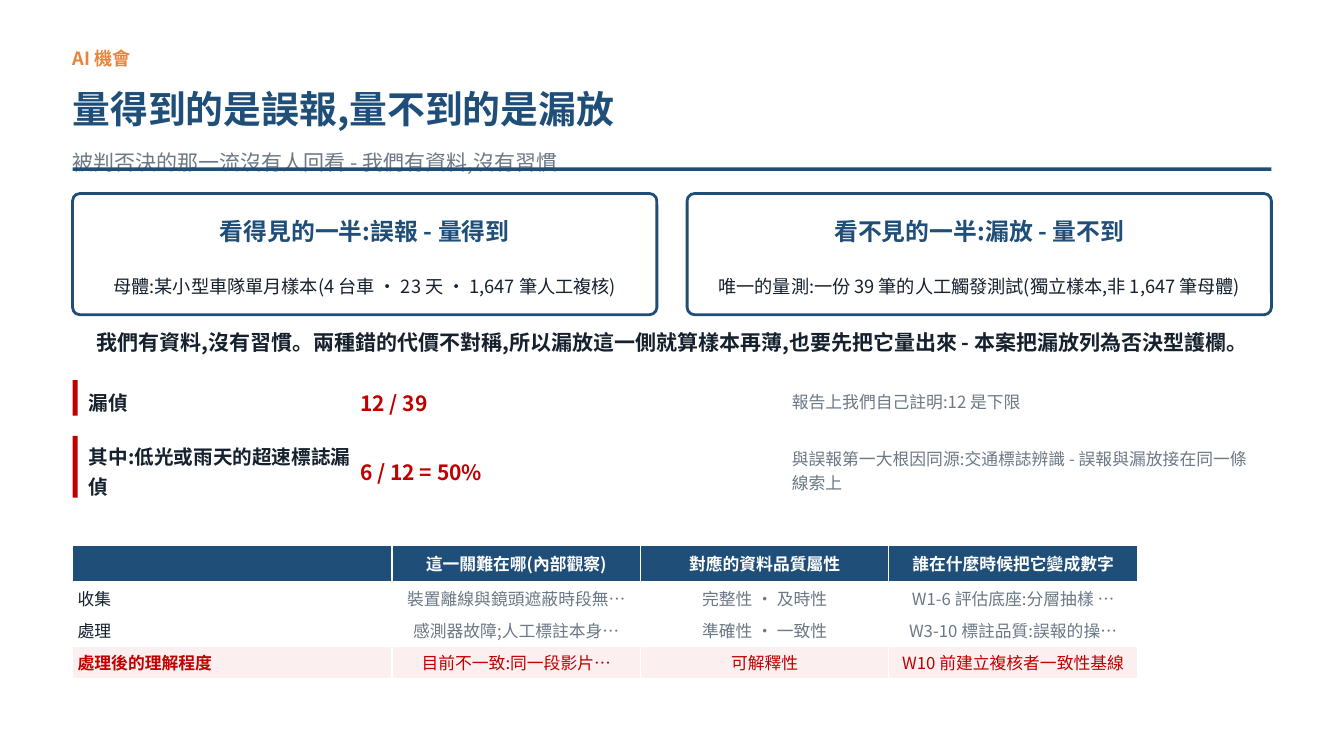
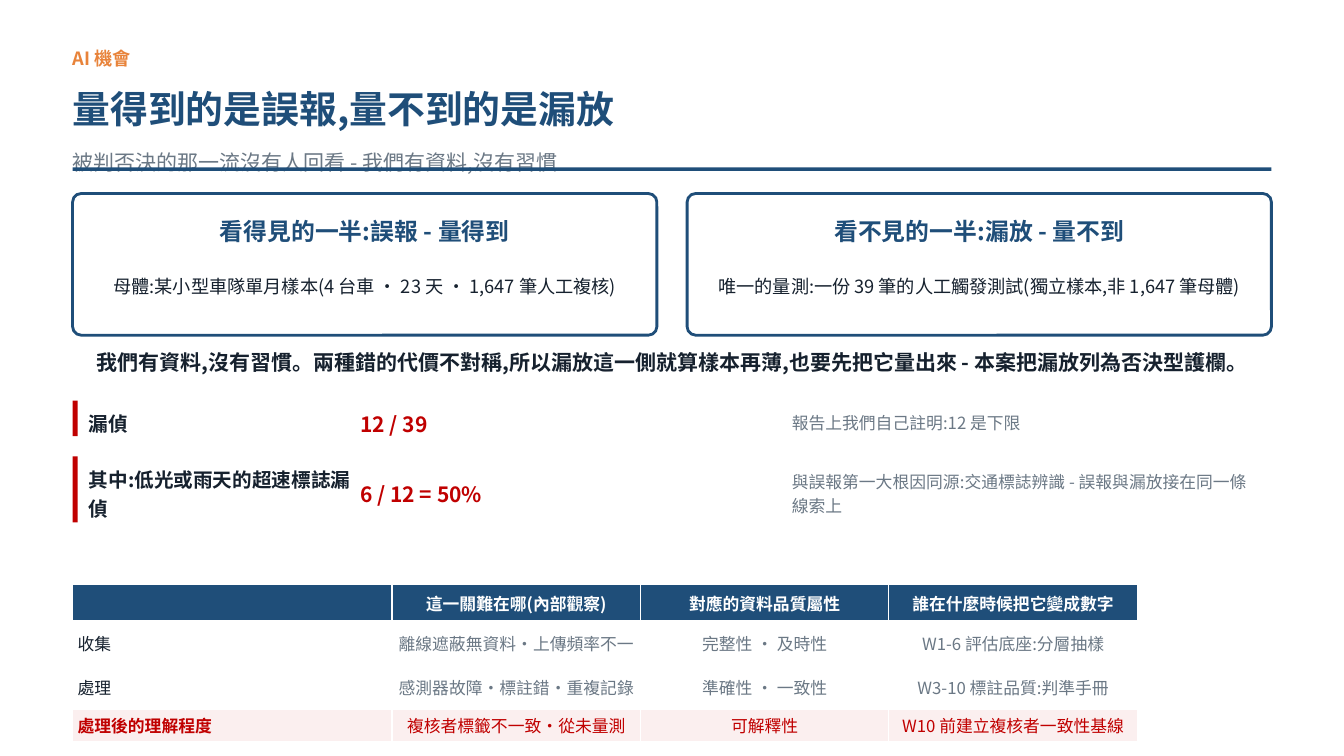
Before and after one commit to pokai-huang0828/UTS_workspace, a slide deck: slide 5 of Artificial Intelligence for Enterprises/Assessment3/Huang_26254793_421104_Assessment 3.pptx. Drawn at 1344x756 pixels with LibreOffice and Linux fonts; fonts in the diff are those of the drawing. Boxes give left, top, right and bottom in pixels: in the first picture for what was removed or moved away, otherwise in the second. Text is boxed around its words. In the diff, an @@ line names an element or a change of style, - is before the commit and + after.

```diff
--- a/Artificial Intelligence for Enterprises/Assessment3/Huang_26254793_421104_Assessment 3.pptx
+++ b/Artificial Intelligence for Enterprises/Assessment3/Huang_26254793_421104_Assessment 3.pptx
@@ rounded rectangle resized from (x1=73, y1=194, x2=657, y2=315) to (x1=73, y1=194, x2=657, y2=336) @@
@@ rounded rectangle resized from (x1=688, y1=194, x2=1272, y2=315) to (x1=688, y1=194, x2=1272, y2=336) @@
@@ 4 texts, 1 rectangle moved together from (x1=73, y1=332, x2=1247, y2=415) to (x1=73, y1=352, x2=1247, y2=437) @@
@@ rectangle resized from (x1=73, y1=436, x2=78, y2=497) to (x1=73, y1=457, x2=78, y2=523) @@
@@ text "其中:低光或雨天的超速標誌漏偵" moved from (x1=89, y1=447, x2=351, y2=496) to (x1=89, y1=470, x2=351, y2=518) @@
@@ text "6 / 12 = 50%" moved from (x1=360, y1=464, x2=482, y2=481) to (x1=360, y1=486, x2=482, y2=503) @@
@@ text "與誤報第一大根因同源:交通標誌辨識 - 誤報與漏放接在同一條線索上" moved from (x1=792, y1=451, x2=1247, y2=491) to (x1=792, y1=474, x2=1247, y2=514) @@
@@ table at (x1=73, y1=585, x2=1136, y2=742) @@
-row 2, column 2: 裝置離線與鏡頭遮蔽時段無…
+row 2, column 2: 離線遮蔽無資料·上傳頻率不一
-row 2, column 4: W1-6 評估底座:分層抽樣 …
+row 2, column 4: W1-6 評估底座:分層抽樣
-row 3, column 2: 感測器故障;人工標註本身…
+row 3, column 2: 感測器故障·標註錯·重複記錄
-row 3, column 4: W3-10 標註品質:誤報的操…
+row 3, column 4: W3-10 標註品質:判準手冊
-row 4, column 2: 目前不一致:同一段影片…
+row 4, column 2: 複核者標籤不一致·從未量測
@@ table resized from (x1=73, y1=545, x2=1136, y2=679) to (x1=73, y1=585, x2=1136, y2=742) @@
```
Also in this commit, not shown: 8 other slides changed, 4 other files.
